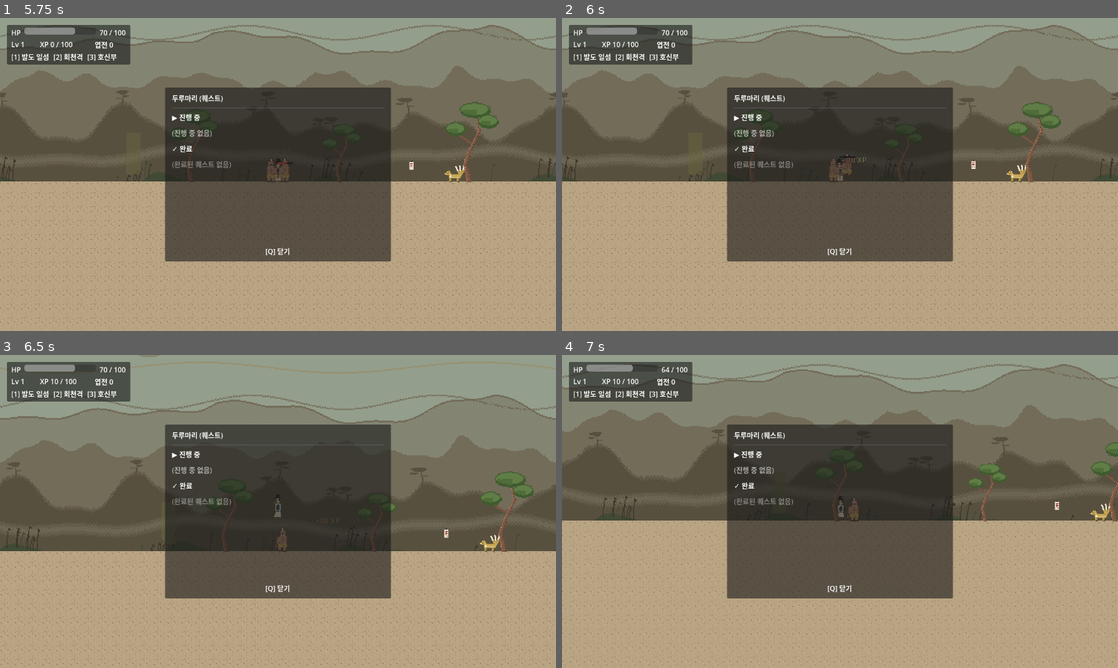
Above: before the commit, frames 1-4 (two rows, left to right).
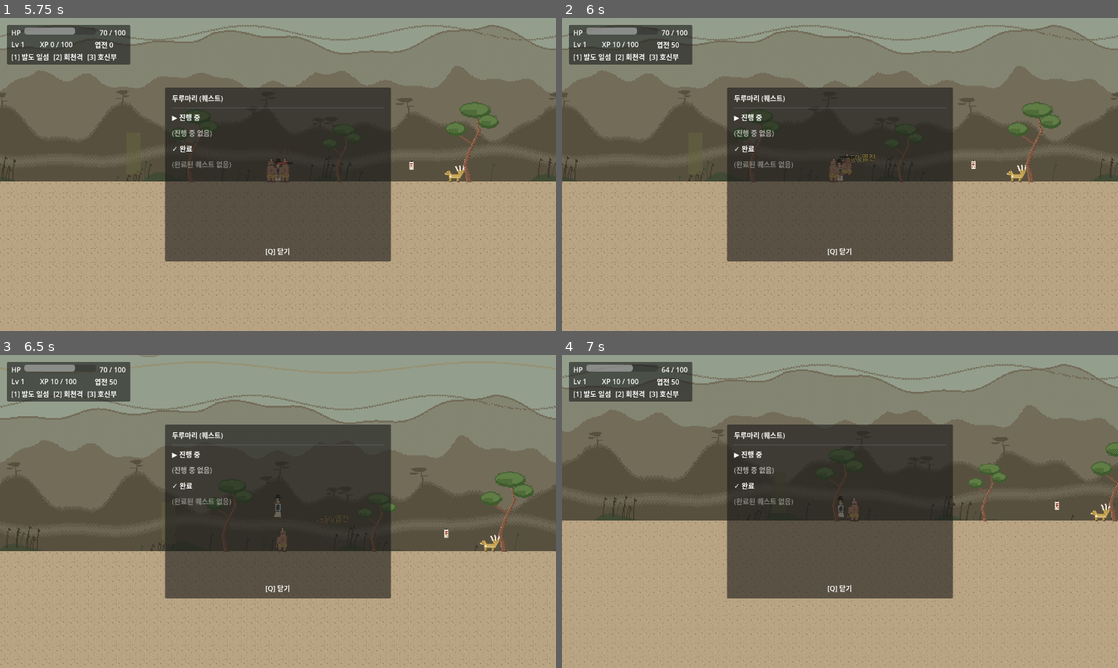
Above: after the commit, the same moments.

Repository: ksjmgrkks/joseon-rpg
Game: Godot game, scene res://scenes/levels/Forest.tscn
Same seed, same stepped clock (60 frames per second), same inputs: the game is played once before the commit and once after it. This scene is started directly instead of the project's main scene.
Inputs (mouse positions are in pixels of both pictures, inside the frame that each line leads up to):
- Up to frame 1 (5.75 s): tap Enter (ui_accept) at 0.5 s; move the mouse to (400, 158) at 0.52 s; hold Ctrl (attack) 0.53-1.28 s; hold D (move_right) 0.53-2.03 s; click (400, 158) at 0.67 s; tap Alt (jump) at 0.77, 1.52, 3.02, 3.77, 4.52 s; move the mouse to (166, 190) at 1.27 s; tap Shift (dodge) at 1.35 s; move the mouse to (333, 105) at 2.02 s; hold A (move_left) 2.03-2.78 s; hold Space (interact) 2.03-2.78 s; move the mouse to (250, 237) at 2.77 s; hold D (move_right) 2.78-4.28 s; tap Q (quest_log) at 2.85 s; click (250, 237) at 2.92 s; move the mouse to (444, 221) at 3.52 s; tap 9 at 3.6 s; move the mouse to (111, 127) at 4.27 s; hold A (move_left) 4.28-5.03 s; tap F at 4.35 s; move the mouse to (305, 174) at 5.02 s; hold D (move_right) from 5.03 s (still down); hold Ctrl (attack) from 5.03 s (still down); click (305, 174) at 5.17 s
- Up to frame 2 (6 s): move the mouse to (756, 96) at 5.77 s; release D (move_right) at 5.78 s; release Ctrl (attack) at 5.78 s; hold A (move_left) from 5.78 s (still down); tap Shift (dodge) at 5.85 s
- Up to frame 3 (6.5 s): keep holding A (move_left); tap Alt (jump) at 6.02 s
- Up to frame 4 (7 s): keep holding A (move_left); move the mouse to (962, 495) at 6.52 s; hold Space (interact) from 6.53 s (still down); tap Alt (jump) at 6.77 s

Frame 1 is identical in both runs. In frame 2, less than 0.1% of the frame differs, in the area x 19-57%, y 7-46%; in frame 3, less than 0.1%; in frame 4, less than 0.1%.

Commit message:
feat(combat): 적 처치 드롭 — 회복약/엽전 (양방향 전투 지속성)
자율 고도화: 적이 공격하게 되어 회복 수요 생김 → 처치 보상으로 지속성 부여.
- Pickup.spawn 정적 팩토리(런타임 드롭 생성)
- patroller 처치 시 확률 드롭: 회복약(쌀떡, 40%) + 엽전(30%), 부모 씬에 부착
- 호랑이/저승사자는 상급 회복약(쾌혈환 30) 50% 드롭으로 차별
- 드롭은 아이콘(herb/coin) + 부유 연출, test_drops 신설
- 전체 21스위트 그린

Co-Authored-By: Claude Fable 5 <noreply@anthropic.com>

Diff:
--- a/scenes/enemies/Reaper.tscn
+++ b/scenes/enemies/Reaper.tscn
@@ -24,6 +24,9 @@
 script = ExtResource("1_p")
 display_name = "저승사자"
 attack_damage = 8.0
+drop_item = "potion_minor"
+drop_icon = "herb"
+drop_chance = 0.5
 attack_cooldown = 1.3
 attack_telegraph = 0.34
 body_color = Color(0.20, 0.20, 0.25, 1)
--- a/scenes/enemies/Tiger.tscn
+++ b/scenes/enemies/Tiger.tscn
@@ -24,6 +24,9 @@
 script = ExtResource("1_p")
 display_name = "호환"
 attack_damage = 11.0
+drop_item = "potion_minor"
+drop_icon = "herb"
+drop_chance = 0.5
 attack_range = 64.0
 attack_knockback = 220.0
 attack_cooldown = 1.7
--- a/scripts/enemies/patroller.gd
+++ b/scripts/enemies/patroller.gd
@@ -14,6 +14,11 @@
 @export var attack_knockback: float = 170.0
 @export var attack_cooldown: float = 1.5
 @export var attack_telegraph: float = 0.28
+# 처치 보상 드롭 — 회복약(쌀떡)/엽전을 확률로 떨군다.
+@export var drop_item: String = "rice_bun"
+@export var drop_icon: String = "herb"
+@export var drop_chance: float = 0.40
+@export var drop_gold_chance: float = 0.30
 
 @onready var sprite: AnimatedSprite2D = $Sprite2D
 @onready var hurtbox: Hurtbox = $Hurtbox
@@ -111,6 +116,7 @@
     if xp_reward > 0:
         PlayerStats.gain_xp(xp_reward)
         FloatingNumber.spawn(get_tree().current_scene, global_position, "+%d XP" % xp_reward, Color(1, 0.95, 0.6))
+    _drop_loot()
     # 더는 안 맞고, 죽음 애니메이션이 보이도록 잠깐 둔 뒤 제거
     if hurtbox:
         hurtbox.monitoring = false
@@ -118,3 +124,14 @@
     velocity = Vector2.ZERO
     await get_tree().create_timer(0.6).timeout
     queue_free()
+
+
+# 처치 보상 — 부모(씬)에 픽업을 떨군다(적은 곧 사라지므로 부모에 부착).
+func _drop_loot() -> void:
+    var host := get_parent()
+    if host == null:
+        return
+    if drop_item != "" and randf() < drop_chance:
+        Pickup.spawn(host, global_position + Vector2(-8, -6), drop_item, 1, drop_icon, "")
+    if randf() < drop_gold_chance:
+        Pickup.spawn(host, global_position + Vector2(10, -6), "coin_pouch", 1, "coin", "")
--- a/scripts/quests/pickup.gd
+++ b/scripts/quests/pickup.gd
@@ -27,6 +27,28 @@
 @export var icon: String = ""
 
 var _used: bool = false
+
+
+## 적 처치 드롭 등 — 런타임에 픽업 하나를 parent 에 떨군다.
+static func spawn(parent: Node, pos: Vector2, item_id: String, count: int = 1,
+                  icon: String = "", label: String = "") -> Area2D:
+    if parent == null or not is_instance_valid(parent):
+        return null
+    var a := Area2D.new()
+    a.set_script(load("res://scripts/quests/pickup.gd"))
+    a.collision_mask = 1
+    a.item_id = item_id
+    a.count = count
+    a.icon = icon
+    a.pickup_label = label
+    var cs := CollisionShape2D.new()
+    var shape := CircleShape2D.new()
+    shape.radius = 18.0
+    cs.shape = shape
+    a.add_child(cs)
+    parent.add_child(a)
+    a.global_position = pos
+    return a
 
 
 func _ready() -> void:
--- /dev/null
+++ b/tests/test_drops.gd
@@ -0,0 +1,25 @@
+extends Node
+const PASS:="PASS"; const FAIL:="FAIL"
+func _ready()->void:
+	print("=== test_drops ===")
+	var r:=await _check()
+	print("[%s] %s"%[r.status,r.name]); if r.status==FAIL: print("  reason: %s"%r.reason)
+	print("=== %d/1 passed ==="%(1 if r.status==PASS else 0))
+	get_tree().quit(0 if r.status==PASS else 1)
+func _check()->Dictionary:
+	# 드롭 확률 100% 로 강제한 적을 죽여 픽업이 부모에 생기는지
+	var host:=Node2D.new(); add_child(host)
+	var gob:Node2D=load("res://scenes/enemies/Goblin.tscn").instantiate()
+	gob.drop_chance=1.0; gob.drop_gold_chance=1.0
+	host.add_child(gob); gob.global_position=Vector2(500,400)
+	await get_tree().process_frame
+	var hc:HealthComponent=gob.get_node("HealthComponent")
+	hc.take_damage(9999.0)
+	await get_tree().process_frame
+	# 픽업(Pickup) 자식이 host 에 2개(회복+엽전) 생겼는지
+	var picks:=0
+	for c in host.get_children():
+		if c is Pickup: picks+=1
+	host.queue_free()
+	if picks < 2: return {"name":"enemy_drops_loot","status":FAIL,"reason":"드롭 픽업 %d개(기대 2)"%picks}
+	return {"name":"enemy_drops_loot","status":PASS,"reason":""}
--- /dev/null
+++ b/tests/test_drops.tscn
@@ -0,0 +1,4 @@
+[gd_scene load_steps=2 format=3]
+[ext_resource type="Script" path="res://tests/test_drops.gd" id="1"]
+[node name="T" type="Node"]
+script = ExtResource("1")
Not shown, added: tests/test_dialogue_keys.gd.uid
Not shown, added: tests/test_drops.gd.uid
